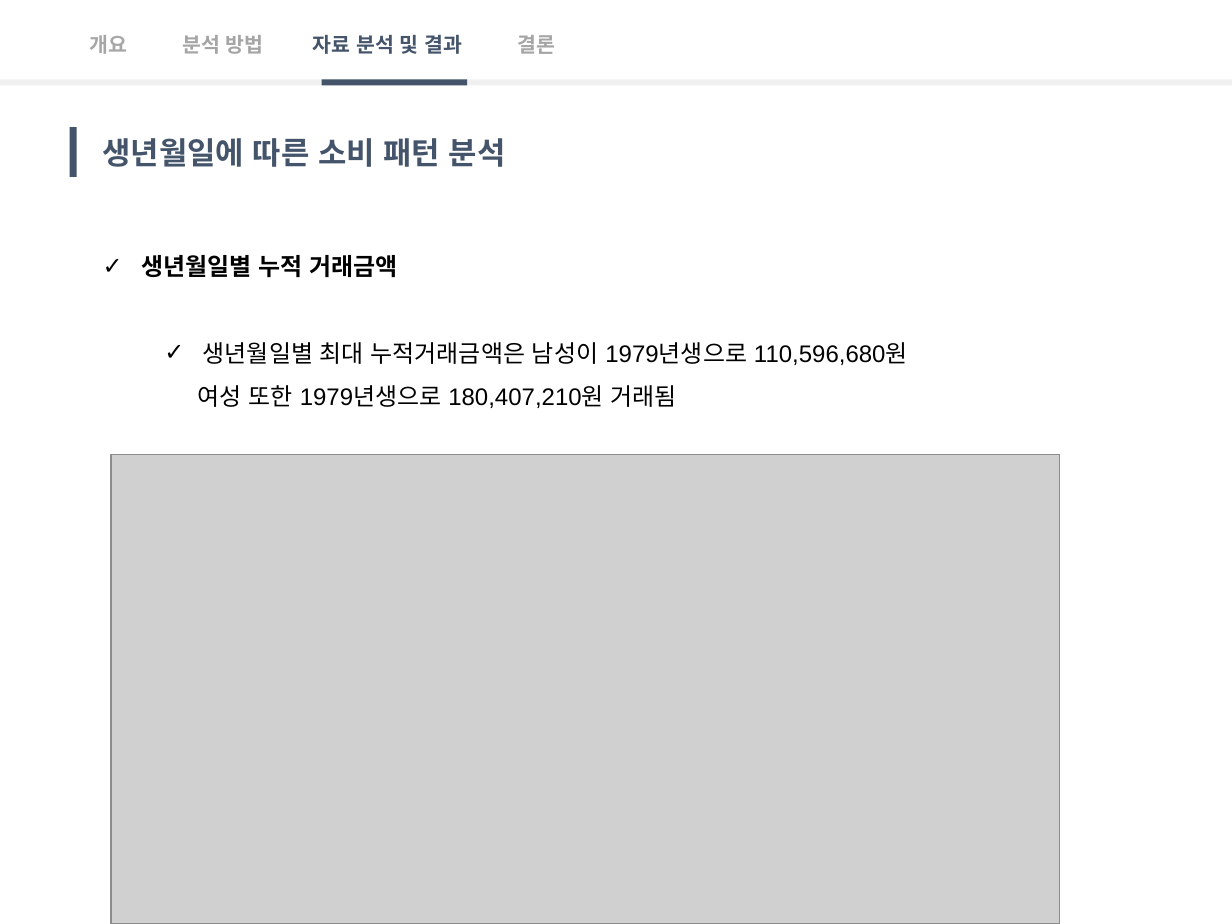
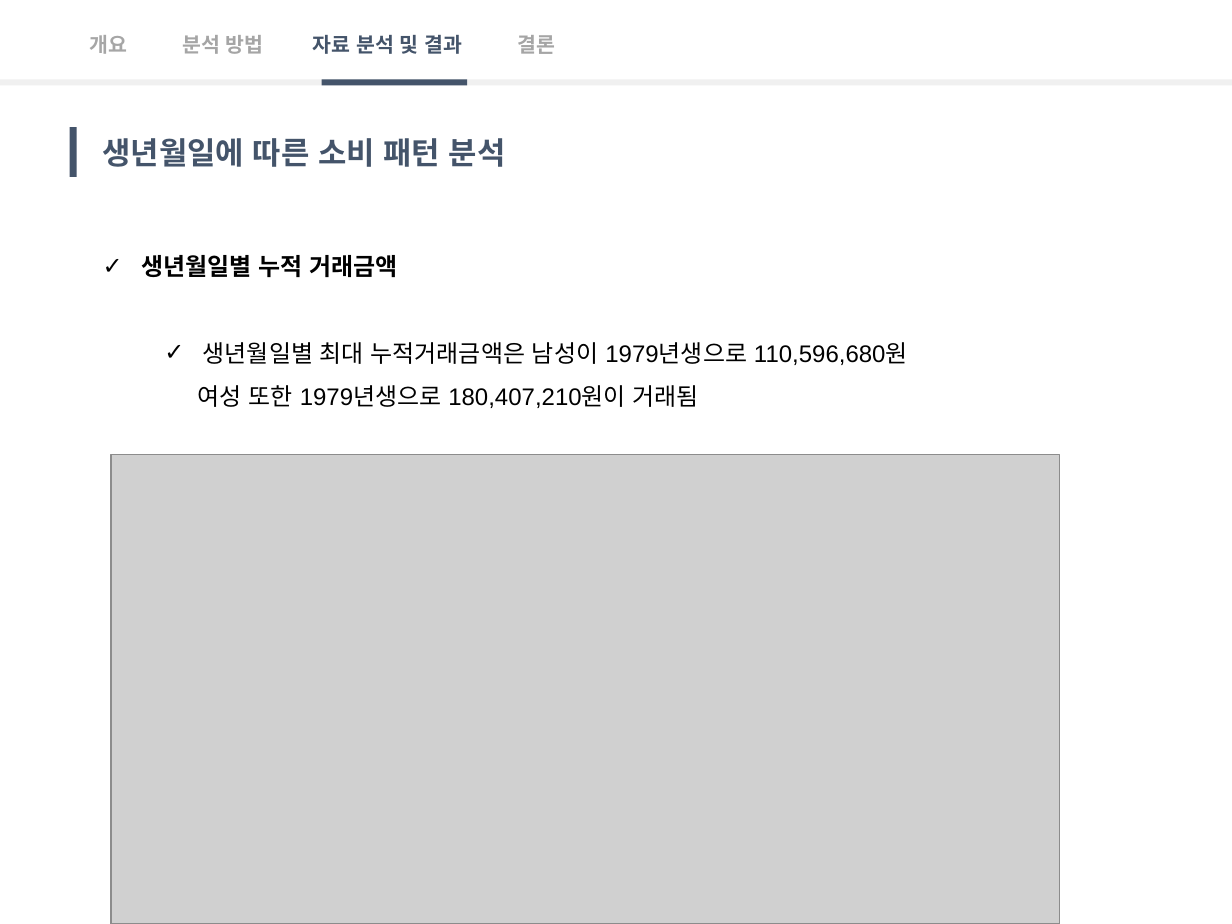
Before and after one commit to jamesjhk/Project_B, a slide deck: slide 15 of project_B (12.14)_수정1.pptx. Drawn at 1232x924 pixels with LibreOffice and Linux fonts; fonts in the diff are those of the drawing; grey boxes stand for pictures. Boxes give left, top, right and bottom in pixels: in the first picture for what was removed or moved away, otherwise in the second. Text is boxed around its words. In the diff, an @@ line names an element or a change of style, - is before the commit and + after.

```diff
--- a/project_B (12.14)_수정1.pptx
+++ b/project_B (12.14)_수정1.pptx
@@ text at [198,385,699,408]: text changed @@
-  여성 또한 1979년생으로 180,407,210원 거래됨
+  여성 또한 1979년생으로 180,407,210원이 거래됨
```
Also in this commit, not shown: 2 other slides changed.
